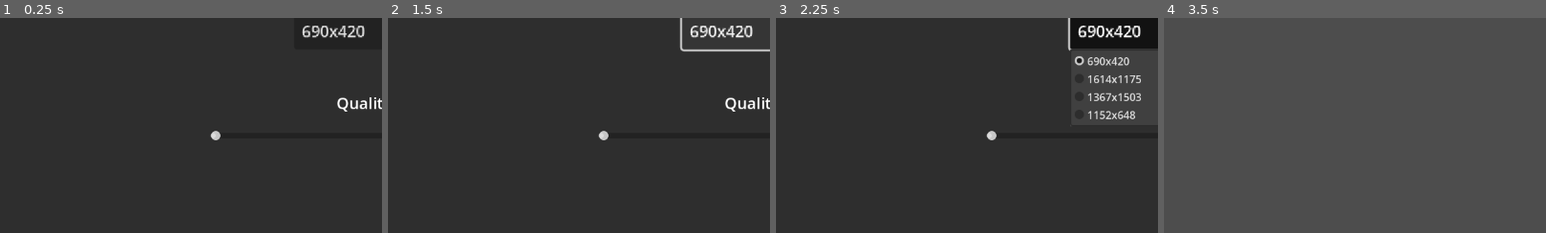
Above: before the commit, frames 1-4 (left to right).
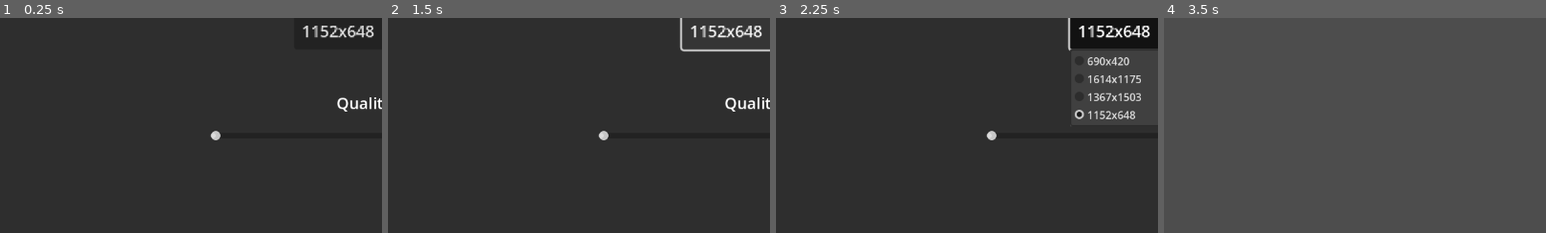
Above: after the commit, the same moments.

Repository: Benjamin-Fever/Global-Game-Jam-2024
Game: Godot game, scene res://options.tscn
Two runs of this game, one before a commit and one after it. Both use one fixed random seed, a clock stepped at 60 frames per second and the inputs below. This scene is started directly instead of the project's main scene.
Inputs:
- Up to frame 1 (0.25 s): no input
- Up to frame 2 (1.5 s): click "690x420" (after the commit: "1152x648") at 0.5 s; click "690x420" (after the commit: "1152x648") at 1.25 s
- Up to frame 3 (2.25 s): click "690x420" (after the commit: "1152x648") at 2 s
- Up to frame 4 (3.5 s): click "Go Back" at 2.75 s
The pictures show only the part of the screen within x 1-51%, y 31-81%; the shares and areas given below are measured in that part.

The runs differ from the first frame. In frame 1, 0.7% of the frame differs, in the area x 79-98%, y 3-10%; in frame 2, 0.7%; in frame 3, 0.9%, in the area x 78-98%, y 3-48%; in frame 4, nothing differs.

Commit message:
-

Diff:
--- a/options.gd
+++ b/options.gd
@@ -1,6 +1,6 @@
 extends Control
 
-var res = [Vector2(690,420)]
+var res = [Vector2(690,420),Vector2(1614,1175),Vector2(1367,1503),Vector2(1152,648)]
 
 func _on_button_pressed():
 	get_tree().change_scene_to_file("res://start_menu.tscn")
--- a/options.tscn
+++ b/options.tscn
@@ -48,7 +48,7 @@
 offset_bottom = 228.0
 scale = Vector2(1.5, 1.5)
 item_count = 4
-selected = 0
+selected = 3
 popup/item_0/text = "690x420"
 popup/item_0/id = 0
 popup/item_1/text = "1614x1175"
